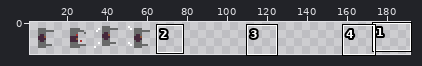
Two states of a sprite sheet, public/assets/enemy.png. Above, an overview of the earlier version with the close-up marked.
Close-up. Before:
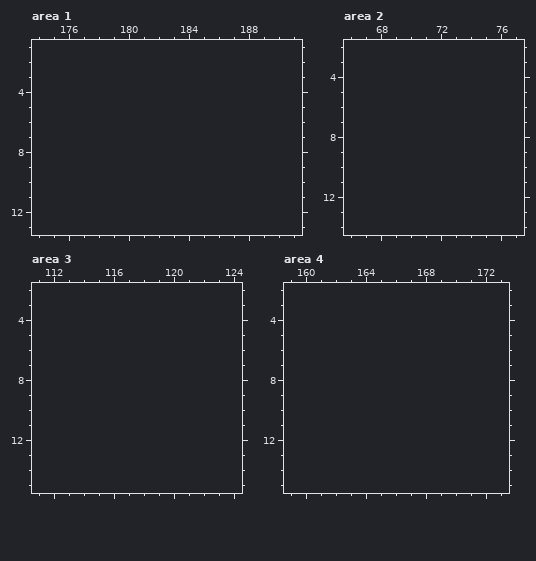
The file is 64x16 pixels. Shown: area 1: x 174..191, y 1..13; area 2: x 66..77, y 2..14; area 3: x 111..124, y 2..15; area 4: x 159..173, y 2..15. The old version is drawn lined up with the new one, on the new canvas. The wide view leaves out empty margins. The commit also changed other parts of the picture, which this record leaves out.
New version:
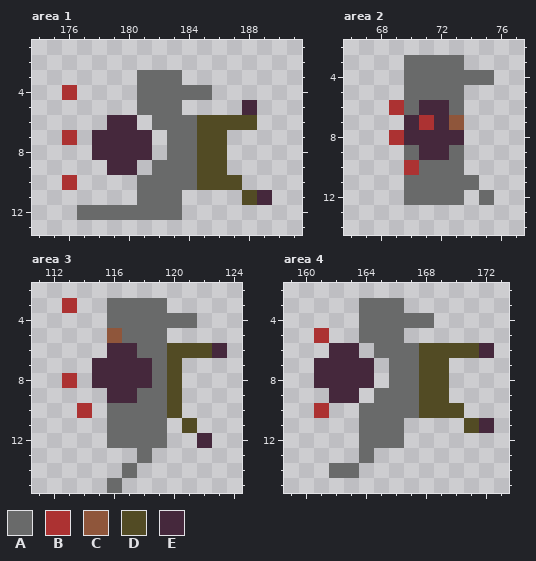
Palette (. is transparent): A #696a6a  B #ac3232  C #8f563b  D #524b24  E #45283c
Changes in this commit:
canvas 64x16 -> 192x16
Area 1:
y 3: x 181..183 ... -> AAA
y 4: x 176 . -> B; x 181..185 ..... -> AAAAA
y 5: x 181..183 ... -> AAA; x 188 . -> E
y 6: x 179..180 .. -> EE; x 182..188 ....... -> AAADDDD
y 7: x 176 . -> B; x 178..181 .... -> EEEE; x 183..186 .... -> AADD
y 8: x 178..181 .... -> EEEE; x 183..186 .... -> AADD
y 9: x 179..180 .. -> EE; x 182..186 ..... -> AAADD
y 10: x 176 . -> B; x 181..187 ....... -> AAAADDD
y 11: x 181..183 ... -> AAA; x 188..189 .. -> DE
y 12: x 177..183 ....... -> AAAAAAA
Area 2:
y 3: x 70..73 .... -> AAAA
y 4: x 70..75 ...... -> AAAAAA
y 5: x 70..73 .... -> AAAA
y 6: x 69..73 ..... -> BAEEA
y 7: x 70..73 .... -> EBEC
y 8: x 69..73 ..... -> BEEEE
y 9: x 70..73 .... -> AEEA
y 10: x 70..73 .... -> BAAA
y 11: x 70..74 ..... -> AAAAA
y 12: x 70..73 .... -> AAAA; x 75 . -> A
Area 3:
y 3: x 113 . -> B; x 116..119 .... -> AAAA
y 4: x 116..121 ...... -> AAAAAA
y 5: x 116..119 .... -> CAAA
y 6: x 116..123 ........ -> EEAADDDE
y 7: x 115..120 ...... -> EEEEAD
y 8: x 113 . -> B; x 115..120 ...... -> EEEEAD
y 9: x 116..120 ..... -> EEAAD
y 10: x 114 . -> B; x 116..120 ..... -> AAAAD
y 11: x 116..119 .... -> AAAA; x 121 . -> D
y 12: x 116..119 .... -> AAAA; x 122 . -> E
y 13: x 118 . -> A
y 14: x 117 . -> A
y 15: x 116 . -> A
Area 4:
y 3: x 164..166 ... -> AAA
y 4: x 164..168 ..... -> AAAAA
y 5: x 161 . -> B; x 164..166 ... -> AAA
y 6: x 162..163 .. -> EE; x 165..172 ........ -> AAADDDDE
y 7..8: x 161..164 .... -> EEEE; x 166..169 .... -> AADD
y 9: x 162..163 .. -> EE; x 165..169 ..... -> AAADD
y 10: x 161 . -> B; x 164..170 ....... -> AAAADDD
y 11: x 164..166 ... -> AAA; x 171..172 .. -> DE
y 12: x 164..166 ... -> AAA
y 13: x 164 . -> A
y 14: x 162..163 .. -> AA
